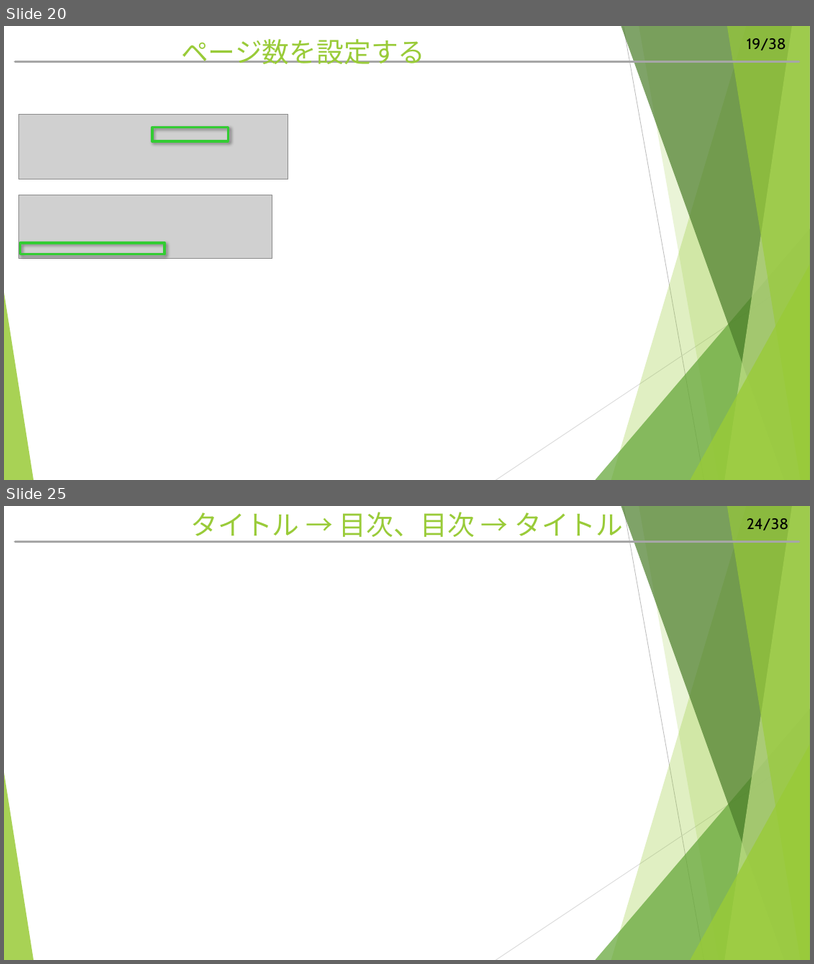
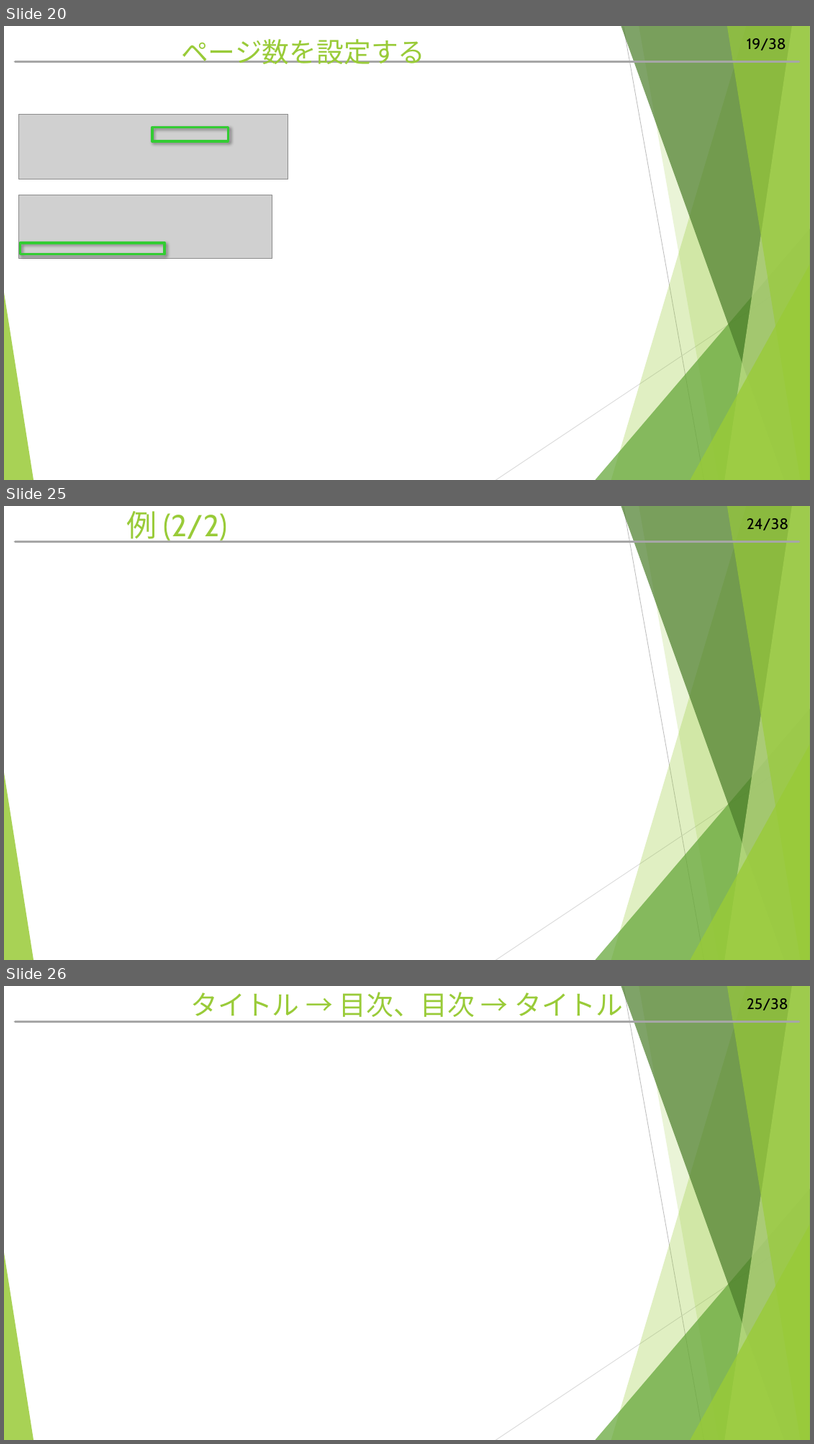
Before and after one commit to hitsuji-ga-u/pawapo, a slide deck: slide/customUI_debug.pptm. Shown one above the other, each under a label of ours: slides 20 and 25 before the commit, slides 20, 25 and 26 after it; the slides between them are not shown. The pictures are 814x964 and 814x1444 pixels, drawn with LibreOffice and Linux fonts; fonts in the diff are those of the drawing; grey boxes stand for pictures. Boxes give left, top, right and bottom in pixels: in the first picture for what was removed or moved away, otherwise in the second. Text is boxed around its words. In the diff, an @@ line names an element or a change of style, - is before the commit and + after.

```diff
--- a/slide/customUI_debug.pptm
+++ b/slide/customUI_debug.pptm
@@ slide 25 added at box(4, 506, 810, 960), background #FFFFFF; not listed: 12 template elements that a slide beside it also shows @@
@@ title added at box(127, 511, 227, 543), 36 pt, text #99CB38 @@
+例 (2/2)
@@ what was slide 25 is now slide 26 @@
@@ page number at box(747, 998, 789, 1010): text changed @@
-24/38
+25/38
```
Also in this commit, not shown: 7 slides changed, 3 other slides added, 3 slides removed, 4 other files.
